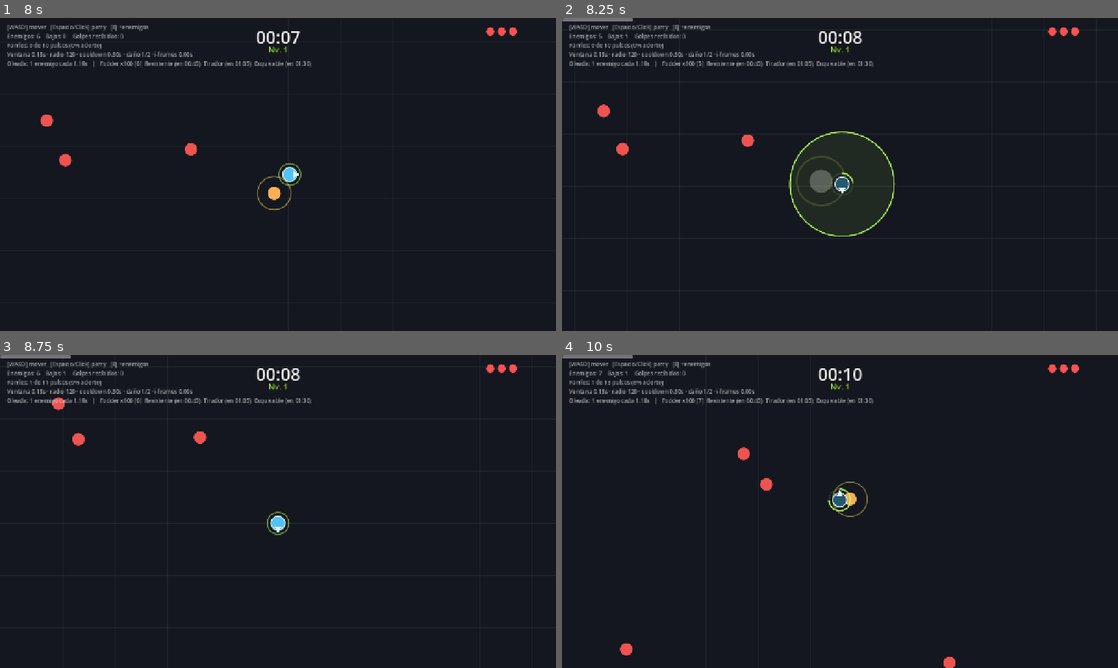
Above: before the commit, frames 1-4 (two rows, left to right).
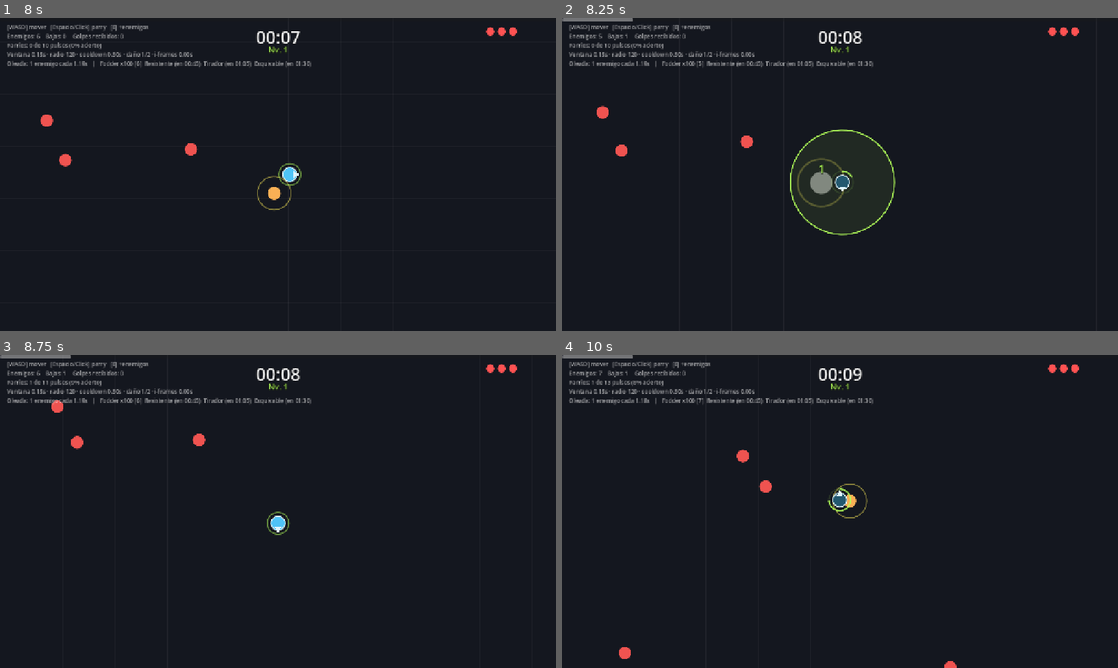
Above: after the commit, the same moments.

Repository: JesuaBetancor/survivor-prototype
Game: Godot game, scene res://scenes/main.tscn
The game is run twice, just before and just after one commit, with the same random seed, the same clock (stepped at 60 frames per second) and the same inputs.
Inputs:
- Up to frame 1 (8 s): tap Enter at 0.5 s; hold W (move_up) 0.53-2.03 s; tap Space (parry) every 0.75 s from 0.6 to 7.35 s; hold A (move_left) 2.03-3.53 s; hold S (move_down) 3.53-4.28 s; hold D (move_right) 4.28-5.03 s; hold W (move_up) 5.03-5.78 s; hold D (move_right) from 5.78 s (still down)
- Up to frame 2 (8.25 s): release D (move_right) at 8.03 s; hold S (move_down) from 8.03 s (still down); tap Space (parry) at 8.1 s
- Up to frame 3 (8.75 s): keep holding S (move_down)
- Up to frame 4 (10 s): release S (move_down) at 8.78 s; hold A (move_left) 8.78-9.53 s; tap Space (parry) at 8.85, 9.6 s; hold W (move_up) from 9.53 s (still down)

Frame 1 is identical in both runs. In frame 2, 1.1% of the frame differs, in the area x 6-60%, y 27-70%; in frame 3, 0.2%; in frame 4, 0.4%.

Commit message:
Phase 7: hit-stop, screen shake, placeholder audio and damage readout
Hit-stop freezes for two frames on the first parry of a pulse. The restore
timer is created with ignore_time_scale, without which it never fires at
time_scale 0 and the game stays frozen for good. Overlapping freezes are
counted rather than stacked, so five enemies parried on one frame unfreeze
once, and anything that tears a run down (defeat, retry, a fresh _ready)
calls release(): Engine.time_scale is global and survives a scene reload, so
a death mid-freeze would otherwise hand the next run a frozen world.

Shake takes the larger of the current and incoming amount instead of
restarting, so simultaneous parries read as one heavier impact. Getting hit
shakes harder than landing a parry, since damage is what the player most
needs to notice without checking the pips.

Audio is synthesised at startup, not shipped: short decaying tones with an
optional noise mix, played through a pool of 8 voices so a burst of parries
layers instead of cutting itself off. These are placeholders and are flagged
as such in the backlog. The swing plays when the window opens rather than
when it resolves, so a whiff is audible immediately.

Damage numbers spawn per enemy, parented to the world so they outlive the
enemy that was just freed, and are larger and green on a kill.

Co-Authored-By: Claude Opus 5 <noreply@anthropic.com>

Diff:
--- /dev/null
+++ b/scenes/floating_text.tscn
@@ -0,0 +1,12 @@
+[gd_scene load_steps=2 format=3]
+
+[ext_resource type="Script" path="res://scripts/floating_text.gd" id="1_floating"]
+
+[node name="FloatingText" type="Label"]
+z_index = 5
+offset_right = 60.0
+offset_bottom = 28.0
+theme_override_font_sizes/font_size = 22
+horizontal_alignment = 1
+vertical_alignment = 1
+script = ExtResource("1_floating")
--- a/scenes/main.tscn
+++ b/scenes/main.tscn
@@ -10,6 +10,8 @@
 [ext_resource type="Resource" path="res://resources/unparriable.tres" id="8_unparriable"]
 [ext_resource type="Script" path="res://scripts/health_pips.gd" id="9_pips"]
 [ext_resource type="Resource" path="res://resources/ranged.tres" id="10_ranged"]
+[ext_resource type="Script" path="res://scripts/hit_stop.gd" id="11_hitstop"]
+[ext_resource type="Script" path="res://scripts/sfx.gd" id="12_sfx"]
 
 [node name="Main" type="Node2D"]
 script = ExtResource("1_main")
@@ -23,6 +25,14 @@
 enemy_types = Array[ExtResource("6_fodder")]([ExtResource("6_fodder"), ExtResource("7_tank"), ExtResource("10_ranged"), ExtResource("8_unparriable")])
 
 [node name="Player" parent="." instance=ExtResource("3_player")]
+
+[node name="HitStop" type="Node" parent="."]
+process_mode = 3
+script = ExtResource("11_hitstop")
+
+[node name="Sfx" type="Node" parent="."]
+process_mode = 3
+script = ExtResource("12_sfx")
 
 [node name="HUD" type="CanvasLayer" parent="."]
 
--- a/scenes/player.tscn
+++ b/scenes/player.tscn
@@ -1,6 +1,7 @@
-[gd_scene load_steps=4 format=3]
+[gd_scene load_steps=5 format=3]
 
 [ext_resource type="Script" path="res://scripts/player.gd" id="1_player"]
+[ext_resource type="Script" path="res://scripts/game_camera.gd" id="2_camera"]
 
 [sub_resource type="CircleShape2D" id="CircleShape2D_player"]
 radius = 16.0
@@ -18,6 +19,7 @@
 shape = SubResource("CircleShape2D_player")
 
 [node name="Camera2D" type="Camera2D" parent="."]
+script = ExtResource("2_camera")
 position_smoothing_enabled = true
 position_smoothing_speed = 8.0
 
--- /dev/null
+++ b/scripts/floating_text.gd
@@ -0,0 +1,29 @@
+class_name FloatingText
+extends Label
+
+## Damage/kill readout that rises off an enemy and fades. Parented to the world
+## rather than to the enemy, so it survives the enemy being freed.
+
+const RISE: float = 34.0
+const LIFETIME: float = 0.55
+
+
+func setup(value: String, color: Color, font_size: int) -> void:
+	text = value
+	add_theme_color_override(&"font_color", color)
+	add_theme_font_size_override(&"font_size", font_size)
+	add_theme_color_override(&"font_outline_color", Color(0, 0, 0, 0.8))
+	add_theme_constant_override(&"outline_size", 5)
+
+
+func _ready() -> void:
+	# Centre on the spawn point now that the label has measured itself.
+	position -= size * 0.5
+
+	var tween: Tween = create_tween()
+	tween.set_parallel(true)
+	tween.tween_property(self, "position:y", position.y - RISE, LIFETIME) \
+		.set_trans(Tween.TRANS_CUBIC).set_ease(Tween.EASE_OUT)
+	tween.tween_property(self, "modulate:a", 0.0, LIFETIME) \
+		.set_trans(Tween.TRANS_QUAD).set_ease(Tween.EASE_IN)
+	tween.chain().tween_callback(queue_free)
--- /dev/null
+++ b/scripts/game_camera.gd
@@ -0,0 +1,25 @@
+class_name GameCamera
+extends Camera2D
+
+## Follow camera with a decaying positional shake.
+
+var _amount: float = 0.0
+var _decay: float = 26.0
+
+
+## Never shortens a bigger shake already in progress: several parries landing
+## together should read as one heavier impact, not reset each other.
+func shake(amount: float, decay: float = 26.0) -> void:
+	_amount = maxf(_amount, amount)
+	_decay = decay
+
+
+func _process(delta: float) -> void:
+	if _amount <= 0.05:
+		if _amount != 0.0:
+			_amount = 0.0
+			offset = Vector2.ZERO
+		return
+
+	_amount = move_toward(_amount, 0.0, _decay * delta)
+	offset = Vector2(randf_range(-1.0, 1.0), randf_range(-1.0, 1.0)) * _amount
--- /dev/null
+++ b/scripts/hit_stop.gd
@@ -0,0 +1,35 @@
+class_name HitStop
+extends Node
+
+## Freezes the whole game for a couple of frames on impact. The pause is short
+## enough to read as weight rather than as a stutter, and it is the cheapest way
+## to make a parry feel like it connected with something solid.
+
+## Overlapping freezes, so five enemies parried on one frame do not restore the
+## time scale five times, and the last one to finish is the one that unfreezes.
+var _pending: int = 0
+
+
+func freeze(duration: float) -> void:
+	if duration <= 0.0:
+		return
+
+	_pending += 1
+	Engine.time_scale = 0.0
+
+	# process_always so it survives a paused tree, ignore_time_scale so it still
+	# ticks with the time scale at zero. Without that last flag the timer never
+	# fires and the game stays frozen forever.
+	await get_tree().create_timer(duration, true, false, true).timeout
+
+	_pending -= 1
+	if _pending <= 0:
+		_pending = 0
+		Engine.time_scale = 1.0
+
+
+## Engine.time_scale is global and outlives a scene reload, so anything that
+## tears the run down calls this rather than trusting the timers to land.
+func release() -> void:
+	_pending = 0
+	Engine.time_scale = 1.0
--- a/scripts/main.gd
+++ b/scripts/main.gd
@@ -3,6 +3,16 @@
 ## Root of the gameplay scene. Owns the run clock and the XP/level progression,
 ## wires the arena bounds into the player, the camera and the spawner, and
 ## drives the HUD.
+
+const FLOATING_TEXT: PackedScene = preload("res://scenes/floating_text.tscn")
+
+@export_group("Juice")
+## Two frames at 60 Hz. Long enough to read as weight, short enough not to feel
+## like a stutter when parries come in quick succession.
+@export var hit_stop_seconds: float = 0.034
+@export var shake_base: float = 3.0
+@export var shake_per_extra_hit: float = 1.2
+@export var shake_on_damage: float = 7.0
 
 ## XP needed for the first level-up, then how much each level adds.
 const XP_BASE: int = 8
@@ -19,6 +29,8 @@
 @onready var health_pips: HealthPips = $HUD/HealthPips
 @onready var game_over: Control = $HUD/GameOver
 @onready var level_up: Control = $HUD/LevelUp
+@onready var hit_stop: HitStop = $HitStop
+@onready var sfx: Sfx = $Sfx
 
 ## Single source of truth for elapsed survival time: both the HUD and the spawn
 ## cadence read it, so the clock on screen always matches the pressure.
@@ -38,10 +50,17 @@
 
 
 func _ready() -> void:
+	# Engine.time_scale is global and survives a scene reload, so a run that
+	# died mid-hit-stop must not hand the next one a frozen world.
+	hit_stop.release()
+
 	var bounds: Rect2 = arena.get_bounds()
 
 	player.movement_bounds = bounds
 	player.parry_pulsed.connect(_on_parry_pulsed)
+	player.parry_hit.connect(_on_parry_hit)
+	player.parry_started.connect(_on_parry_started)
+	player.health_changed.connect(_on_health_changed)
 	player.health_changed.connect(health_pips.set_health)
 	player.died.connect(_on_player_died)
 	health_pips.set_health(player.health, player.max_health)
@@ -139,6 +158,7 @@
 
 	level_up.visible = true
 	_option_buttons[0].grab_focus()
+	sfx.play(&"level_up")
 	get_tree().paused = true
 
 
@@ -182,6 +202,45 @@
 
 func _on_player_hit(_damage: int) -> void:
 	_hits_taken += 1
+
+
+# --- Juice -----------------------------------------------------------------
+
+func _on_parry_started() -> void:
+	sfx.play(&"parry_swing", 0.08)
+
+
+## Hit-stop and the impact sound fire once per pulse; shake and the damage
+## readout scale with how many enemies the pulse caught.
+func _on_parry_hit(enemy: Enemy, hits_in_pulse: int) -> void:
+	var killed: bool = enemy.is_dying()
+
+	if hits_in_pulse == 1:
+		hit_stop.freeze(hit_stop_seconds)
+		sfx.play(&"parry_kill" if killed else &"parry_hit", 0.1)
+
+	player.camera.shake(shake_base + shake_per_extra_hit * float(hits_in_pulse - 1))
+	_spawn_floating_text(enemy, killed)
+
+
+func _spawn_floating_text(enemy: Enemy, killed: bool) -> void:
+	var label: FloatingText = FLOATING_TEXT.instantiate()
+	label.position = enemy.global_position + Vector2(0.0, -enemy.type.radius - 6.0)
+	add_child(label)
+	# Sized and coloured by outcome, so a kill reads differently from a hit that
+	# only chipped a tougher enemy.
+	if killed:
+		label.setup("%d" % player.parry_damage, Color("b2ff59"), 28)
+	else:
+		label.setup("%d" % player.parry_damage, Color("ffffff"), 20)
+
+
+## Damage needs its own kick, and a heavier one than a parry: getting hit is the
+## thing the player most needs to notice without looking at the health pips.
+func _on_health_changed(current: int, maximum: int) -> void:
+	if current < maximum and current >= 0:
+		player.camera.shake(shake_on_damage, 34.0)
+		sfx.play(&"player_hurt", 0.06)
 
 
 ## Accuracy is the fastest read on whether the window and radius are tuned
@@ -199,12 +258,16 @@
 		level, _kills, _pulses_connected, _pulses]
 	game_over.visible = true
 	($HUD/GameOver/Box/Retry as Button).grab_focus()
+	sfx.play(&"game_over")
+	# A death landing inside a hit-stop would otherwise freeze the defeat screen.
+	hit_stop.release()
 	# Both panels are process_mode ALWAYS, so they keep working while everything
 	# else is frozen.
 	get_tree().paused = true
 
 
 func _on_retry_pressed() -> void:
+	hit_stop.release()
 	get_tree().paused = false
 	get_tree().reload_current_scene()
 
--- a/scripts/player.gd
+++ b/scripts/player.gd
@@ -8,10 +8,13 @@
 ## How long the pulse visual lingers after the window closes.
 const PULSE_FADE: float = 0.22
 
-## Emitted the instant an enemy is parried. Phase 7 hangs hit-stop and screen
-## shake off this: waiting for the window to close would delay the impact by up
-## to a full window, which is exactly the feedback that has to be immediate.
-signal parry_hit(enemy: Enemy)
+## Emitted the instant an enemy is parried, with how many enemies this pulse has
+## hit so far (1 for the first). Hit-stop and the impact sound fire on the first
+## only; shake and floating text scale with the rest.
+signal parry_hit(enemy: Enemy, hits_in_pulse: int)
+## Emitted when a pulse opens, hit or miss, so the swing can be heard before it
+## is known whether it connected.
+signal parry_started
 ## Emitted when the window closes, carrying the pulse total. Stats, not juice.
 signal parry_pulsed(hits: int)
 signal health_changed(current: int, maximum: int)
@@ -60,7 +63,7 @@
 ## through the same enemy on consecutive frames.
 var _pulse_victims: Array[Enemy] = []
 
-@onready var camera: Camera2D = $Camera2D
+@onready var camera: GameCamera = $Camera2D
 @onready var parry_area: Area2D = $ParryArea
 @onready var _parry_shape: CollisionShape2D = $ParryArea/CollisionShape2D
 
@@ -162,6 +165,7 @@
 	_pulse_age = 0.0
 	_pulse_connected = false
 	_pulse_victims.clear()
+	parry_started.emit()
 	_sweep_pulse()
 
 
@@ -180,7 +184,7 @@
 		enemy.receive_parry(parry_damage)
 		_pulse_victims.append(enemy)
 		_pulse_connected = true
-		parry_hit.emit(enemy)
+		parry_hit.emit(enemy, _pulse_victims.size())
 
 		# Rewards the kill, not the touch, so the upgrade pays off for finishing
 		# an enemy rather than for grazing a crowd.
--- /dev/null
+++ b/scripts/sfx.gd
@@ -0,0 +1,71 @@
+class_name Sfx
+extends Node
+
+## Placeholder audio, synthesised at startup rather than shipped as files. The
+## prototype has no real assets and no artist attached; generating a few short
+## decaying tones keeps impact audible without adding binaries to the repo, and
+## every one of these should be replaced before this is played by anyone.
+
+const RATE: int = 22050
+## Round-robin voices so a burst of parries layers instead of cutting itself off.
+const VOICES: int = 8
+
+var _streams: Dictionary[StringName, AudioStreamWAV] = {}
+var _players: Array[AudioStreamPlayer] = []
+var _next_voice: int = 0
+
+
+func _ready() -> void:
+	# ALWAYS so impact audio still lands during hit-stop and the pause frames
+	# around a level-up.
+	process_mode = Node.PROCESS_MODE_ALWAYS
+
+	_streams[&"parry_swing"] = _synth(0.09, 400.0, 170.0, 3.0, 0.65, 0.16)
+	_streams[&"parry_hit"] = _synth(0.15, 940.0, 210.0, 4.5, 0.22, 0.5)
+	_streams[&"parry_kill"] = _synth(0.22, 1150.0, 180.0, 3.2, 0.18, 0.55)
+	_streams[&"player_hurt"] = _synth(0.30, 230.0, 55.0, 2.6, 0.32, 0.5)
+	_streams[&"level_up"] = _synth(0.34, 430.0, 960.0, 1.4, 0.0, 0.32)
+	_streams[&"game_over"] = _synth(0.75, 300.0, 70.0, 1.2, 0.08, 0.4)
+
+	for i: int in VOICES:
+		var player: AudioStreamPlayer = AudioStreamPlayer.new()
+		add_child(player)
+		_players.append(player)
+
+
+func play(id: StringName, pitch_variation: float = 0.0) -> void:
+	var stream: AudioStreamWAV = _streams.get(id)
+	if stream == null:
+		return
+
+	var player: AudioStreamPlayer = _players[_next_voice]
+	_next_voice = (_next_voice + 1) % VOICES
+	player.stream = stream
+	player.pitch_scale = 1.0 + randf_range(-pitch_variation, pitch_variation)
+	player.play()
+
+
+## A decaying tone that slides from one frequency to another, optionally mixed
+## with noise. Enough to tell a hit from a whiff; nothing more.
+static func _synth(
+	duration: float, freq_start: float, freq_end: float,
+	decay: float, noise: float, volume: float
+) -> AudioStreamWAV:
+	var sample_count: int = int(RATE * duration)
+	var data: PackedByteArray = PackedByteArray()
+	data.resize(sample_count * 2)
+
+	var phase: float = 0.0
+	for i: int in sample_count:
+		var progress: float = float(i) / float(sample_count)
+		phase += TAU * lerpf(freq_start, freq_end, progress) / float(RATE)
+		var envelope: float = pow(1.0 - progress, decay)
+		var value: float = lerpf(sin(phase), randf_range(-1.0, 1.0), noise)
+		data.encode_s16(i * 2, int(clampf(value * envelope * volume, -1.0, 1.0) * 32767.0))
+
+	var stream: AudioStreamWAV = AudioStreamWAV.new()
+	stream.format = AudioStreamWAV.FORMAT_16_BITS
+	stream.mix_rate = RATE
+	stream.stereo = false
+	stream.data = data
+	return stream
Not shown: 1 places in scenes/main.tscn that only renumber resources
Not shown, added: scripts/floating_text.gd.uid
Not shown, added: scripts/game_camera.gd.uid
Not shown, added: scripts/hit_stop.gd.uid
Not shown, added: scripts/sfx.gd.uid
Not shown, changed: BACKLOG.md
